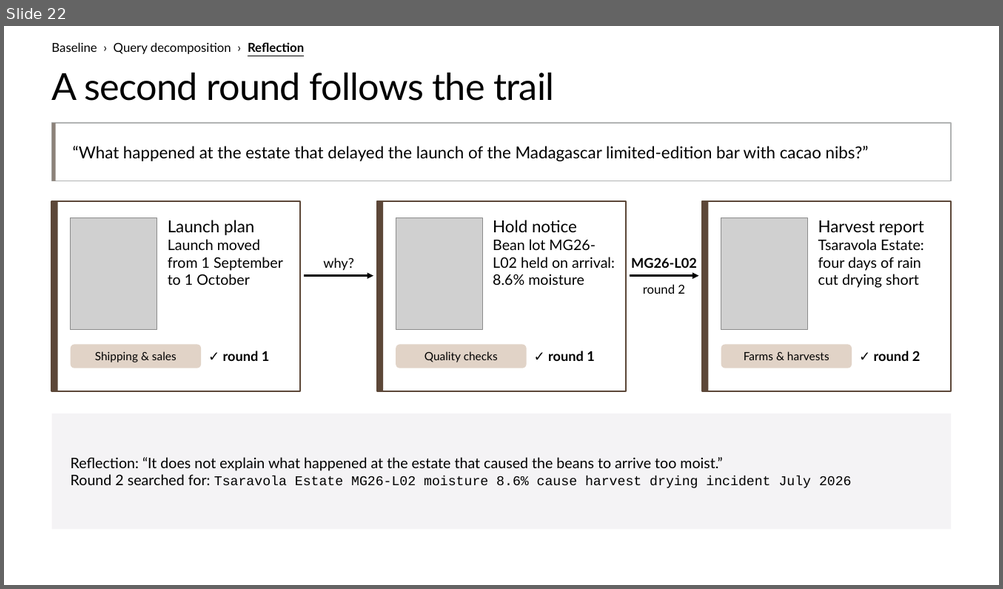
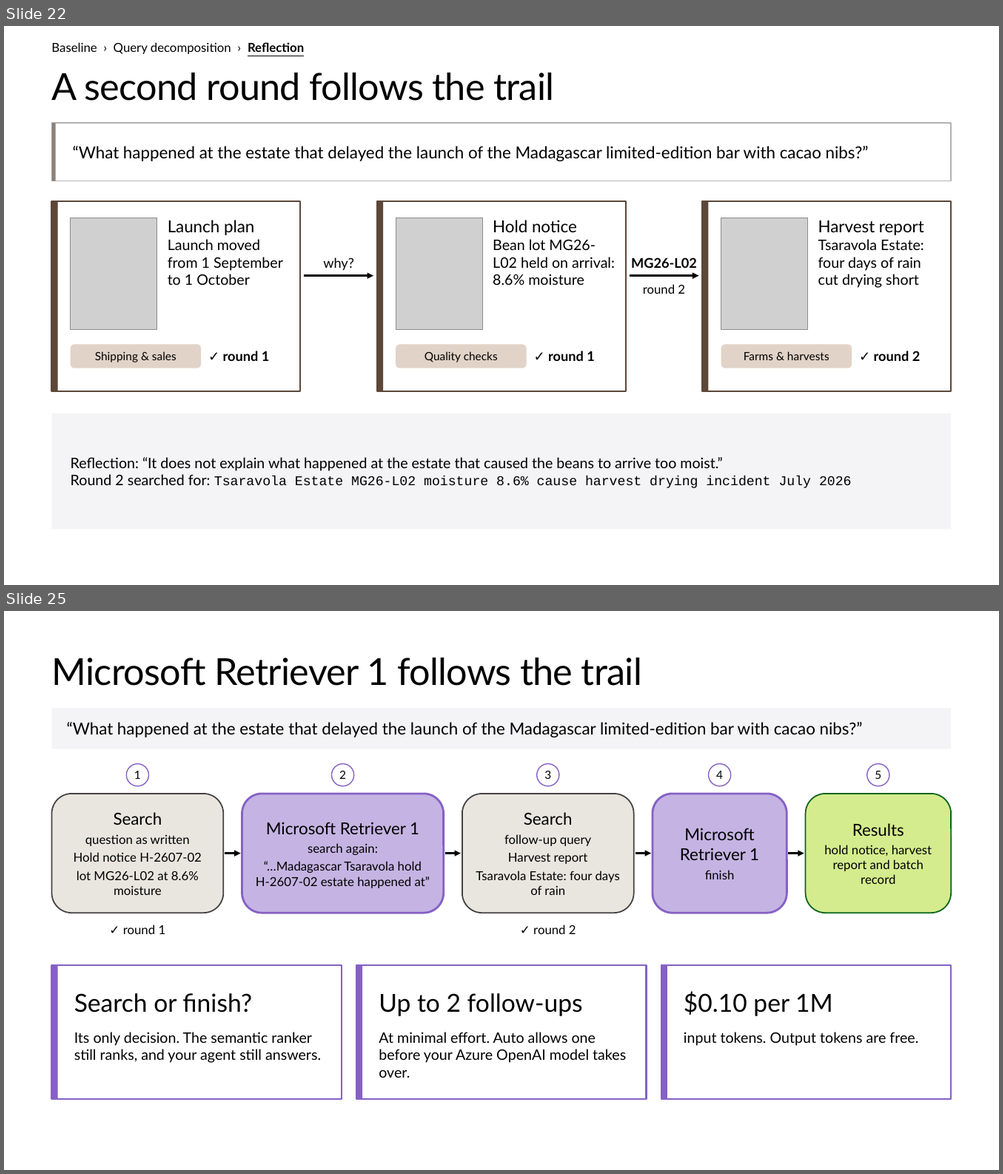
Before and after one commit to microsoft/ignite26-BRK300-building-agentic-retrieval-from-diy-to-foundry-iq, a slide deck: IgniteBRK300-WorkingDeck.pptx. Shown one above the other, each under a label of ours: slide 22 before the commit, slides 22 and 25 after it; the slides between them are not shown. The pictures are 1003x589 and 1003x1174 pixels, drawn with LibreOffice and Linux fonts; fonts in the diff are those of the drawing; grey boxes stand for pictures; background and template pictures are left out. Boxes give left, top, right and bottom in pixels: in the first picture for what was removed or moved away, otherwise in the second. Text is boxed around its words. In the diff, an @@ line names an element or a change of style, - is before the commit and + after.

```diff
--- a/IgniteBRK300-WorkingDeck.pptx
+++ b/IgniteBRK300-WorkingDeck.pptx
@@ slide 25 added at (x1=4, y1=611, x2=999, y2=1170), background #FFFFFF @@
@@ title added at (x1=52, y1=658, x2=642, y2=686), 36 pt, text #000000 @@
+Microsoft Retriever 1 follows the trail
@@ rectangle added at (x1=52, y1=708, x2=950, y2=749), fill #F4F3F5, 16 pt, text #000000 @@
+“What happened at the estate that delayed the launch of the Madagascar limited-edition bar with cacao nibs?”
@@ ellipse added at (x1=126, y1=764, x2=149, y2=786), fill #FFFFFF, outline #8661C5 1 pt, 11 pt, text #000000 @@
+1
@@ ellipse added at (x1=332, y1=764, x2=354, y2=786), fill #FFFFFF, outline #8661C5 1 pt, 11 pt, text #000000 @@
+2
@@ ellipse added at (x1=537, y1=764, x2=559, y2=786), fill #FFFFFF, outline #8661C5 1 pt, 11 pt, text #000000 @@
+3
@@ ellipse added at (x1=708, y1=764, x2=731, y2=786), fill #FFFFFF, outline #8661C5 1 pt, 11 pt, text #000000 @@
+4
@@ ellipse added at (x1=868, y1=764, x2=890, y2=786), fill #FFFFFF, outline #8661C5 1 pt, 11 pt, text #000000 @@
+5
@@ rounded rectangle added at (x1=52, y1=794, x2=223, y2=913), fill #E8E6DF, outline #454142 1.25 pt, 12 pt, text #000000 @@
+Search
+question as written
+Hold notice H-2607-02
+lot MG26-L02 at 8.6% moisture
@@ rounded rectangle added at (x1=242, y1=794, x2=444, y2=913), fill #C5B4E3, outline #8661C5 2 pt, 12 pt, text #000000 @@
+Microsoft Retriever 1
+search again:
+“…Madagascar Tsaravola hold H-2607-02 estate happened at”
@@ rounded rectangle added at (x1=462, y1=794, x2=634, y2=913), fill #E8E6DF, outline #454142 1.25 pt, 12 pt, text #000000 @@
+Search
+follow-up query
+Harvest report
+Tsaravola Estate: four days of rain
@@ rounded rectangle added at (x1=652, y1=794, x2=787, y2=913), fill #C5B4E3, outline #8661C5 2 pt, 16 pt, text #000000 @@
+Microsoft Retriever 1
+finish
@@ rounded rectangle added at (x1=805, y1=794, x2=950, y2=913), fill #D4EC8E, outline #07641D 1.25 pt, 12 pt, text #000000 @@
+Results
+hold notice, harvest report and batch record
@@ arrow added from (225, 854) to (241, 854), #000000 1.75 pt @@
@@ arrow added from (445, 854) to (461, 854), #000000 1.75 pt @@
@@ arrow added from (635, 854) to (651, 854), #000000 1.75 pt @@
@@ arrow added from (788, 854) to (804, 854), #000000 1.75 pt @@
@@ text added at (x1=123, y1=925, x2=166, y2=934), 12 pt, text #000000 @@
+✓ round 1
@@ text added at (x1=533, y1=925, x2=576, y2=934), 12 pt, text #000000 @@
+✓ round 2
@@ rectangle added at (x1=52, y1=965, x2=341, y2=1099), fill #FFFFFF, outline #8661C5 1.5 pt @@
@@ rectangle added at (x1=52, y1=965, x2=58, y2=1099), fill #8661C5 @@
@@ rectangle added at (x1=356, y1=965, x2=646, y2=1099), fill #FFFFFF, outline #8661C5 1.5 pt @@
@@ rectangle added at (x1=356, y1=965, x2=362, y2=1099), fill #8661C5 @@
@@ rectangle added at (x1=661, y1=965, x2=950, y2=1099), fill #FFFFFF, outline #8661C5 1.5 pt @@
@@ rectangle added at (x1=661, y1=965, x2=667, y2=1099), fill #8661C5 @@
@@ text added at (x1=74, y1=994, x2=252, y2=1013), 24 pt, text #000000 @@
+Search or finish?
@@ text added at (x1=378, y1=994, x2=583, y2=1017), 24 pt, text #000000 @@
+Up to 2 follow-ups
@@ text added at (x1=683, y1=991, x2=833, y2=1017), 24 pt, text #000000 @@
+$0.10 per 1M
@@ text added at (x1=74, y1=1032, x2=321, y2=1063), 14 pt, text #000000 @@
+Its only decision. The semantic ranker still ranks, and your agent still answers.
@@ text added at (x1=378, y1=1032, x2=626, y2=1078), 14 pt, text #000000 @@
+At minimal effort. Auto allows one before your Azure OpenAI model takes over.
@@ text added at (x1=683, y1=1032, x2=918, y2=1046), 14 pt, text #000000 @@
+input tokens. Output tokens are free.
```
Also in this commit, not shown: 4 slides changed, 2 other slides added, 3 slides removed, 1 other file.
